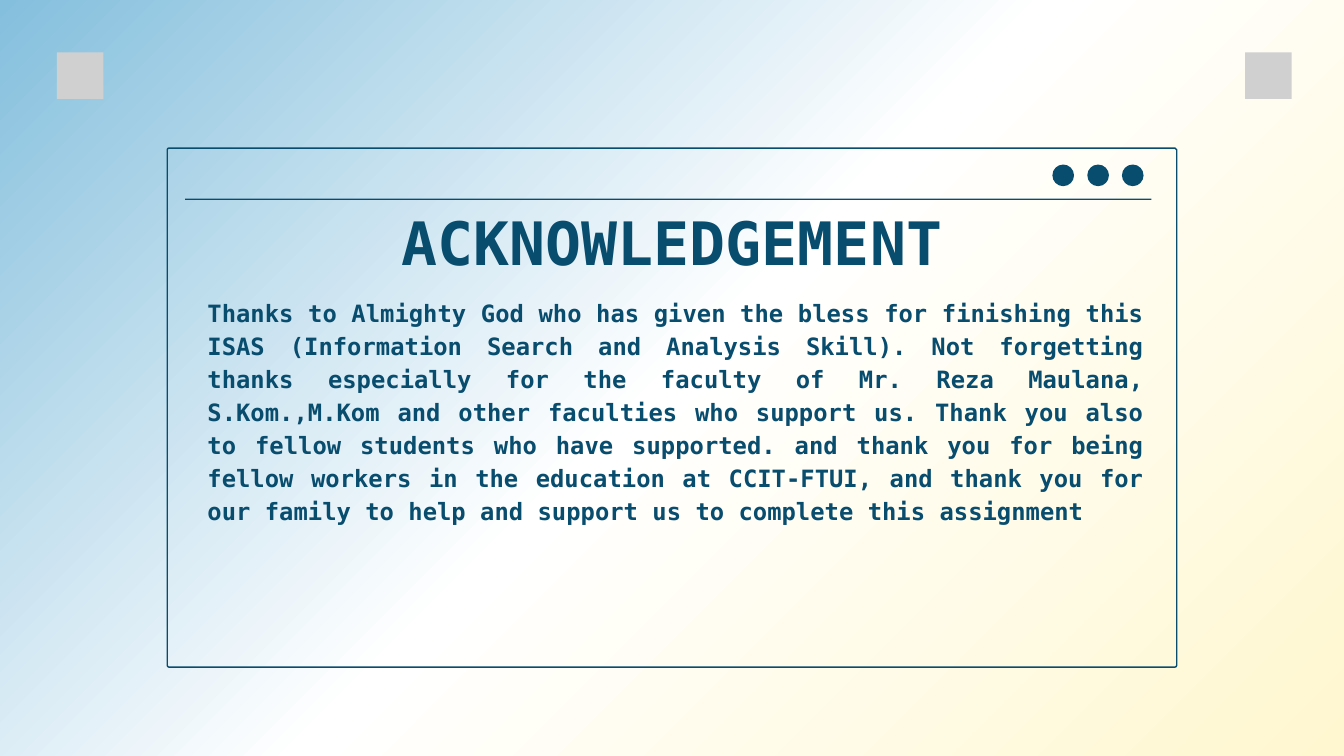
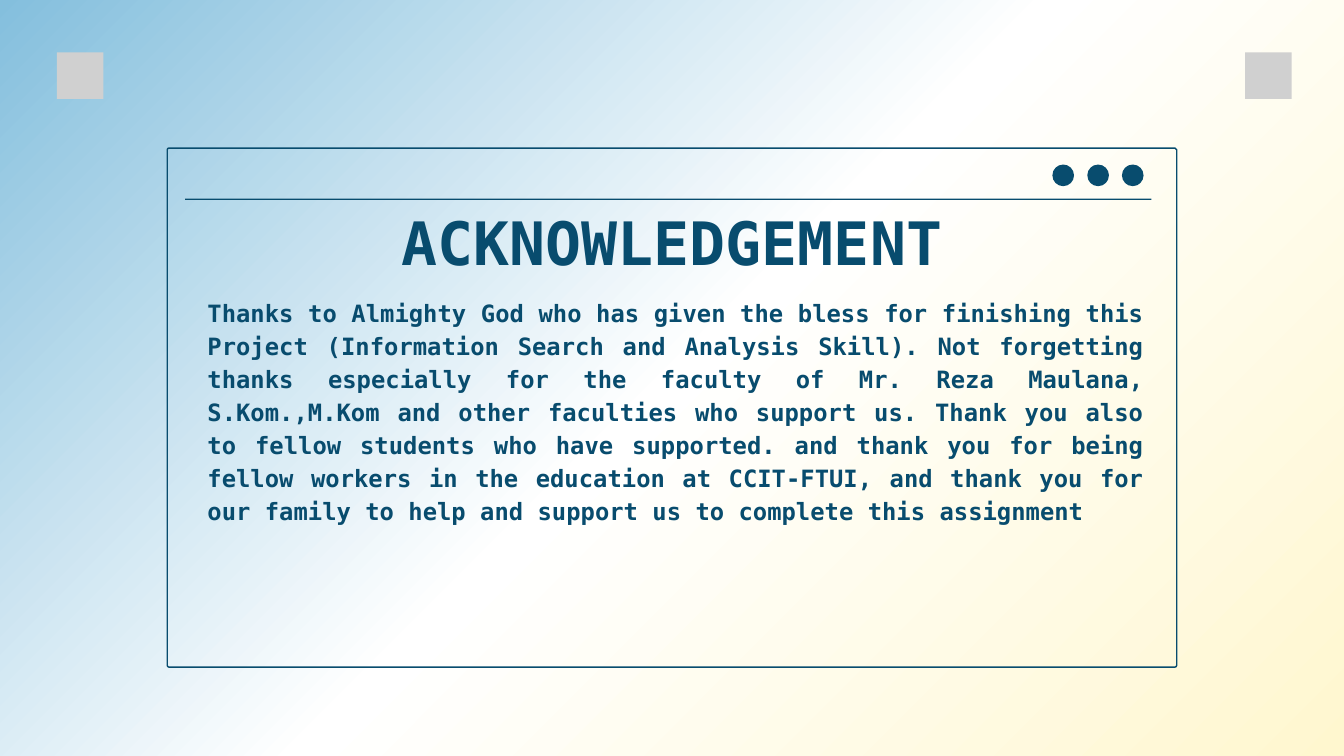
Before and after one commit to TarkovDenck/project3.1, a slide deck: slide 2 of Microservices Architecture Technology in E-Commerce Applications.pptx. Drawn at 1344x756 pixels with LibreOffice and Linux fonts; fonts in the diff are those of the drawing; grey boxes stand for pictures. Boxes give left, top, right and bottom in pixels: in the first picture for what was removed or moved away, otherwise in the second. Text is boxed around its words. In the diff, an @@ line names an element or a change of style, - is before the commit and + after.

```diff
--- a/Microservices Architecture Technology in E-Commerce Applications.pptx
+++ b/Microservices Architecture Technology in E-Commerce Applications.pptx
@@ text at bbox=[207, 302, 1143, 525]: text changed @@
-Thanks to Almighty God who has given the bless for finishing this ISAS (Information Search and Analysis Skill). Not forgetting thanks especially for the faculty of Mr. Reza Maulana, S.Kom.,M.Kom and other faculties who support us. Thank you also to fellow students who have supported. and thank you for being fellow workers in the education at CCIT-FTUI, and thank you for our family to help and support us to complete this assignment
+Thanks to Almighty God who has given the bless for finishing this Project (Information Search and Analysis Skill). Not forgetting thanks especially for the faculty of Mr. Reza Maulana, S.Kom.,M.Kom and other faculties who support us. Thank you also to fellow students who have supported. and thank you for being fellow workers in the education at CCIT-FTUI, and thank you for our family to help and support us to complete this assignment
```
Also in this commit, not shown: 4 other files.
